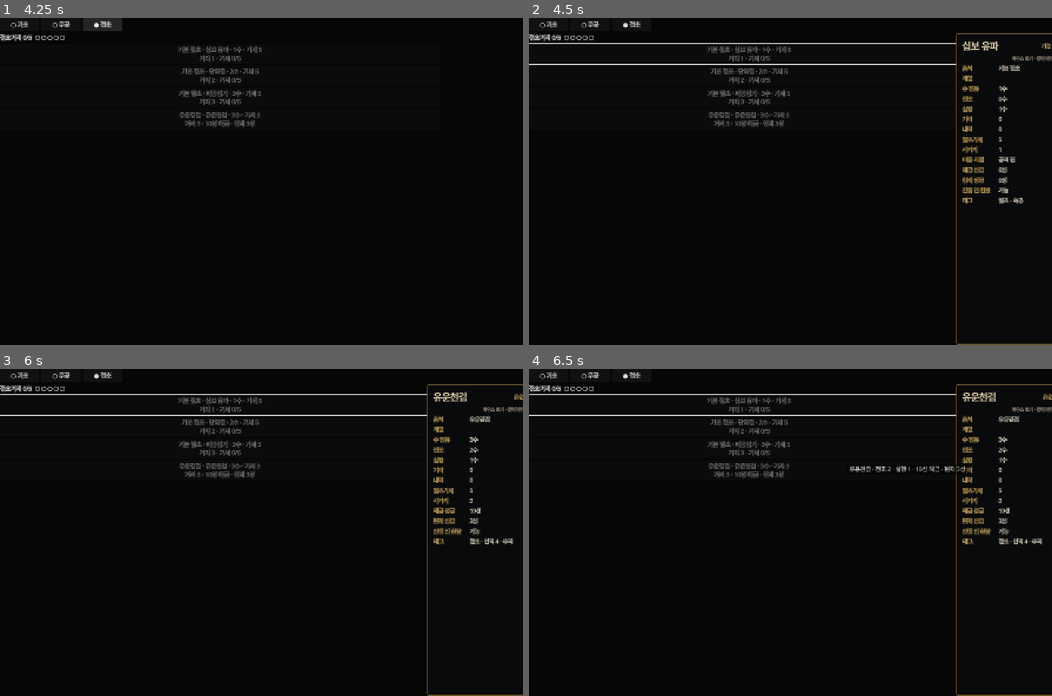
Above: before the commit, frames 1-4 (two rows, left to right).
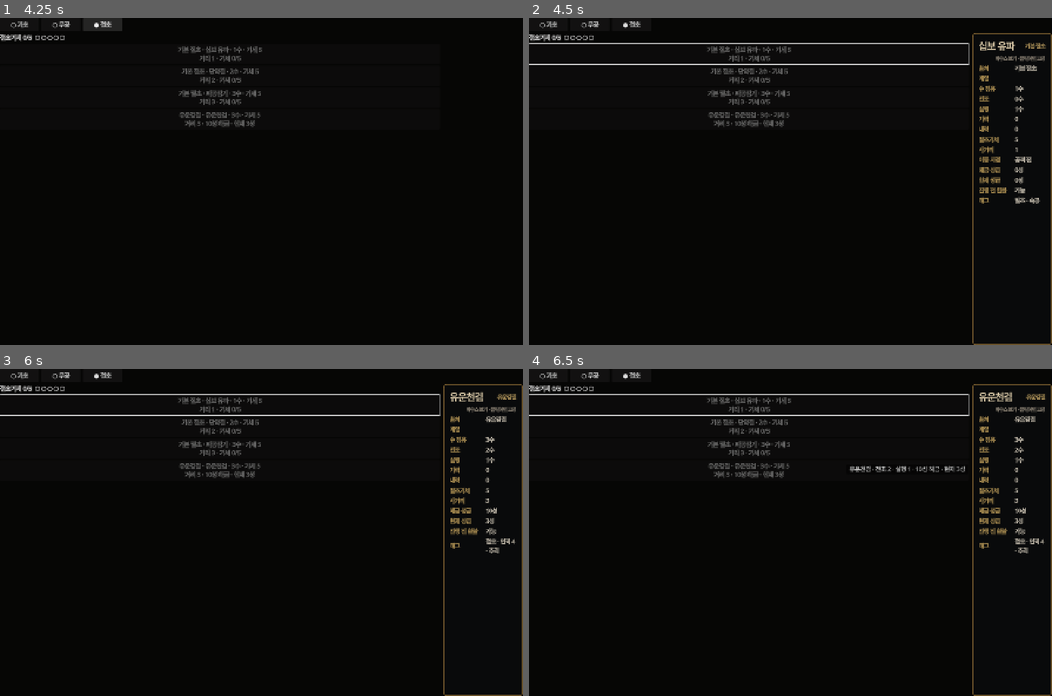
Above: after the commit, the same moments.

Repository: alsdmlals4-eng/Ten-Paces-Hidden-Moves
Game: Godot game, scene res://scenes/ui/action_selection/action_selection_dock.tscn
Two runs of this game, one before a commit and one after it. Both use one fixed random seed, a clock stepped at 60 frames per second and the inputs below. This scene is started directly instead of the project's main scene.
Inputs (mouse positions are in pixels of both pictures, inside the frame that each line leads up to):
- Up to frame 1 (4.25 s): click "● 기초" at 0.5 s; click "○ 무공" at 1.25 s; click "○ 기초" at 2 s; click "○ 절초" at 2.75 s; click "● 절초" at 3.5 s
- Up to frame 2 (4.5 s): tap Enter (ui_accept) at 4.25 s; move the mouse to (905, 165) at 4.27 s; hold Right (ui_right) from 4.28 s (still down); click (905, 165) at 4.42 s
- Up to frame 3 (6 s): tap Enter (ui_accept) at 4.52, 4.82, 5, 5.75 s; release Right (ui_right) at 5 s; drag from (156, 548) to (235, 597) at 5.02 s; move the mouse to (313, 460) at 5.77 s; hold Right (ui_right) from 5.78 s (still down)
- Up to frame 4 (6.5 s): keep holding Right (ui_right)

Frame 1 is identical in both runs. In frame 2, 2.8% of the frame differs, in the area x 81-100%, y 4-100%; in frame 3, 2.7%; in frame 4, 2.6%.

Commit message:
fix: allow compact detail panel inside action dock

Diff:
--- a/src/ui/action_selection/action_selection_dock.gd
+++ b/src/ui/action_selection/action_selection_dock.gd
@@ -35,6 +35,8 @@
     _build_source_panels()
     _build_detail_panel()
     _apply_state()
+    set_meta("manual_is_not_directly_placeable", true)
+    set_meta("virtual_combo_enabled", false)
 
 func set_active_source(source: String) -> void:
     if not switching_enabled or source not in SOURCES or source == active_source:
@@ -142,6 +144,7 @@
     action_detail_panel.name = "ActionDetailPanel"
     _fill_host(action_detail_panel)
     detail_host.add_child(action_detail_panel)
+    action_detail_panel.custom_minimum_size = Vector2(220.0, 0.0)
 
 func _fill_host(panel: Control) -> void:
     panel.set_anchors_and_offsets_preset(Control.PRESET_FULL_RECT)
